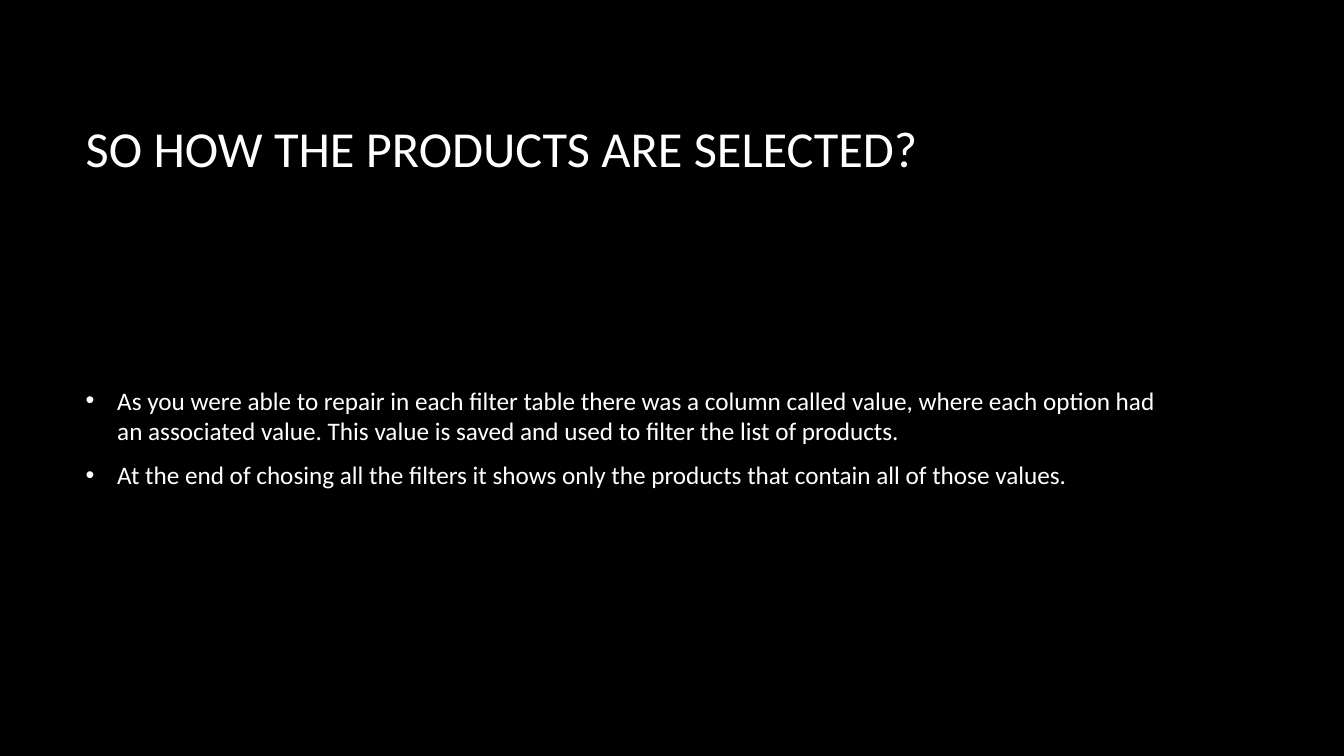
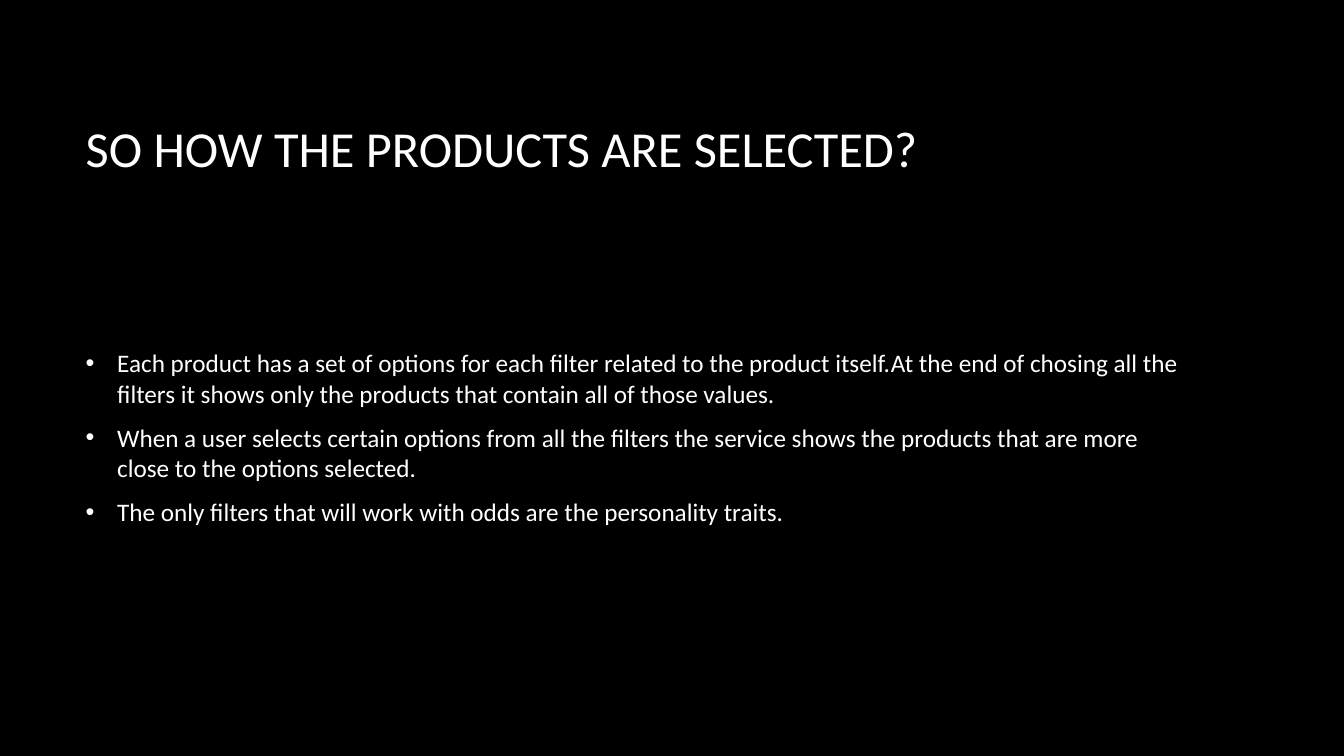
Before and after one commit to lmaia-22/gift_finder, a slide deck: slide 15 of DOCS/gift-finder.pptx. Drawn at 1344x756 pixels with LibreOffice and Linux fonts; fonts in the diff are those of the drawing; background and template pictures are left out. Boxes give left, top, right and bottom in pixels: in the first picture for what was removed or moved away, otherwise in the second. Text is boxed around its words. In the diff, an @@ line names an element or a change of style, - is before the commit and + after.

```diff
--- a/DOCS/gift-finder.pptx
+++ b/DOCS/gift-finder.pptx
@@ text at bbox=[117, 354, 1177, 525]: text changed @@
-• As you were able to repair in each filter table there was a column called value, where each option had an associated value. This value is saved and used to filter the list of products.
-• At the end of chosing all the filters it shows only the products that contain all of those values.
+• Each product has a set of options for each filter related to the product itself.At the end of chosing all the filters it shows only the products that contain all of those values.
+• When a user selects certain options from all the filters the service shows the products that are more close to the options selected.
+• The only filters that will work with odds are the personality traits.
```
Also in this commit, not shown: 10 other slides changed, 3 slides added, 1 slide removed, 1 other file.
